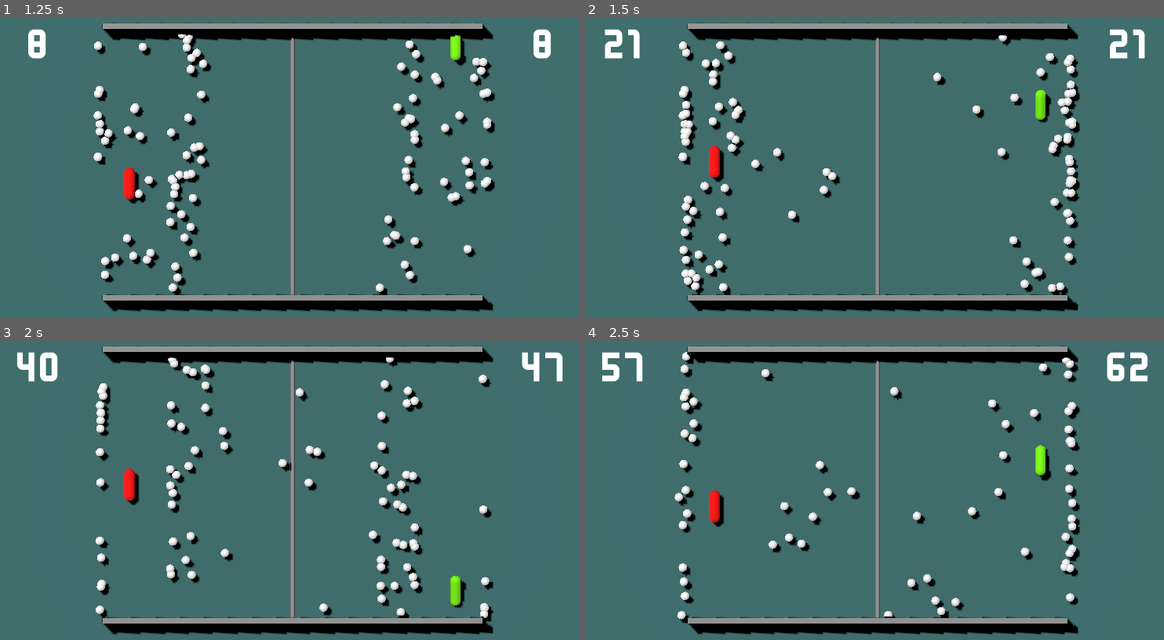
Above: before the commit, frames 1-4 (two rows, left to right).
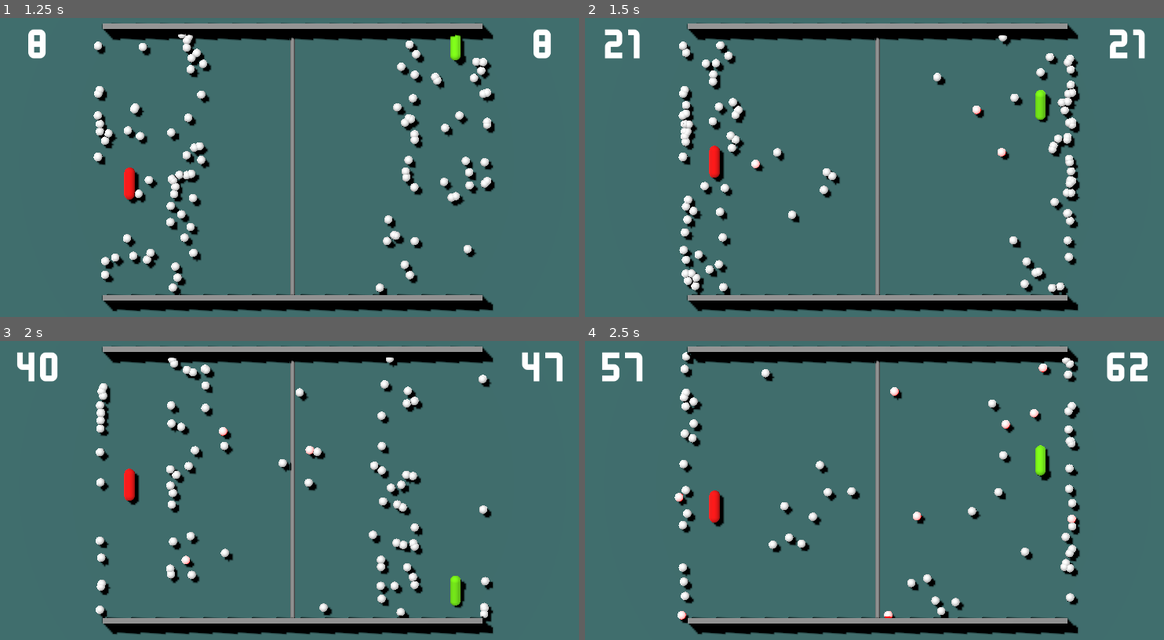
Above: after the commit, the same moments.

Repository: 5tr1k3r/tier_01_pong
Game: Godot game, scene res://game/main.tscn
The game is run twice, just before and just after one commit, with the same random seed, the same clock (stepped at 60 frames per second) and the same inputs.
Inputs:
- Up to frame 1 (1.25 s): tap Enter (ui_accept) at 0.5, 0.77 s; hold Up (p1_move_up) from 0.53 s (still down); tap S (p2_move_down) at 0.6 s
- Up to frame 2 (1.5 s): release Up (p1_move_up) at 1.28 s; hold Down (p1_move_down) from 1.28 s (still down); tap W (p2_move_up) at 1.35 s
- Up to frame 3 (2 s): keep holding Down (p1_move_down); tap Enter (ui_accept) at 1.52 s
- Up to frame 4 (2.5 s): release Down (p1_move_down) at 2.03 s; hold Up (p1_move_up) from 2.03 s (still down); tap S (p2_move_down) at 2.1 s

Frame 1 is identical in both runs. In frame 2, less than 0.1% of the frame differs, in the area x 28-73%, y 29-51%; in frame 3, less than 0.1%; in frame 4, 0.2%, in the area x 15-85%, y 8-94%.

Commit message:
change ball's emission color with speed

Diff:
--- a/game/ball/ball.gd
+++ b/game/ball/ball.gd
@@ -11,7 +11,8 @@
 @onready var mesh_instance: MeshInstance3D = $MeshInstance3D
 
 const STARTING_IMPULSE_VALUE: float = 5.0
-const HIGH_VELOCITY_THRESHOLD: float = 1.5
+const HIGH_VELOCITY_THRESHOLD: float = STARTING_IMPULSE_VALUE * 1.5
+const HIGH_VELOCITY_EMISSION := Color.RED * 3.0 # Emission needs intensity > 1 to glow properly
 const DYING_DURATION: float = 0.4
 var initial_impulse: Vector3 = Vector3.ZERO
 var is_dying: bool = false
@@ -33,6 +34,8 @@
 	# Make the material unique so we can manipulate it and not affect other balls
 	unique_material = mesh_instance.get_active_material(0).duplicate()
 	mesh_instance.set_surface_override_material(0, unique_material)
+	unique_material.emission_enabled = true
+	unique_material.emission = Color.BLACK
 
 	stuck_timer.start()
 
@@ -40,6 +43,26 @@
 		apply_central_impulse(initial_impulse)
 	else:
 		printerr("Ball added to tree, but initial impulse was not calculated!")
+
+func _physics_process(_delta: float) -> void:
+	if is_dying: # Don't update visuals if fading out
+		return
+
+	# Get the current speed
+	var current_speed := linear_velocity.length()
+
+	# Calculate the interpolation factor ONLY between the minimum and maximum desired speeds
+	# inverse_lerp(from, to, value) returns where 'value' is between 'from' and 'to' (0.0 to 1.0)
+	var emission_ratio := inverse_lerp(STARTING_IMPULSE_VALUE, HIGH_VELOCITY_THRESHOLD, current_speed)
+
+	# Clamp the ratio:
+	# - If speed is below MIN_SPEED_FOR_EMISSION, inverse_lerp gives < 0, clamp makes it 0.
+	# - If speed is above MAX_VISUAL_VELOCITY, inverse_lerp gives > 1, clamp makes it 1.
+	# - If speed is within the range, it gives 0-1, clamp leaves it unchanged.
+	emission_ratio = clampf(emission_ratio, 0.0, 1.0)
+
+	# Now lerp the emission using this correctly mapped and clamped ratio
+	unique_material.emission = lerp(Color.BLACK, HIGH_VELOCITY_EMISSION, emission_ratio)
 
 func die() -> void:
 	if is_dying:
@@ -55,7 +78,7 @@
 	tween.tween_callback(queue_free)
 
 func _on_body_entered(body: Node) -> void:
-	var is_high_velocity_hit := linear_velocity.length() / STARTING_IMPULSE_VALUE > HIGH_VELOCITY_THRESHOLD
+	var is_high_velocity_hit := linear_velocity.length() > HIGH_VELOCITY_THRESHOLD
 
 	if body is Paddle:
 		stuck_timer.start()
